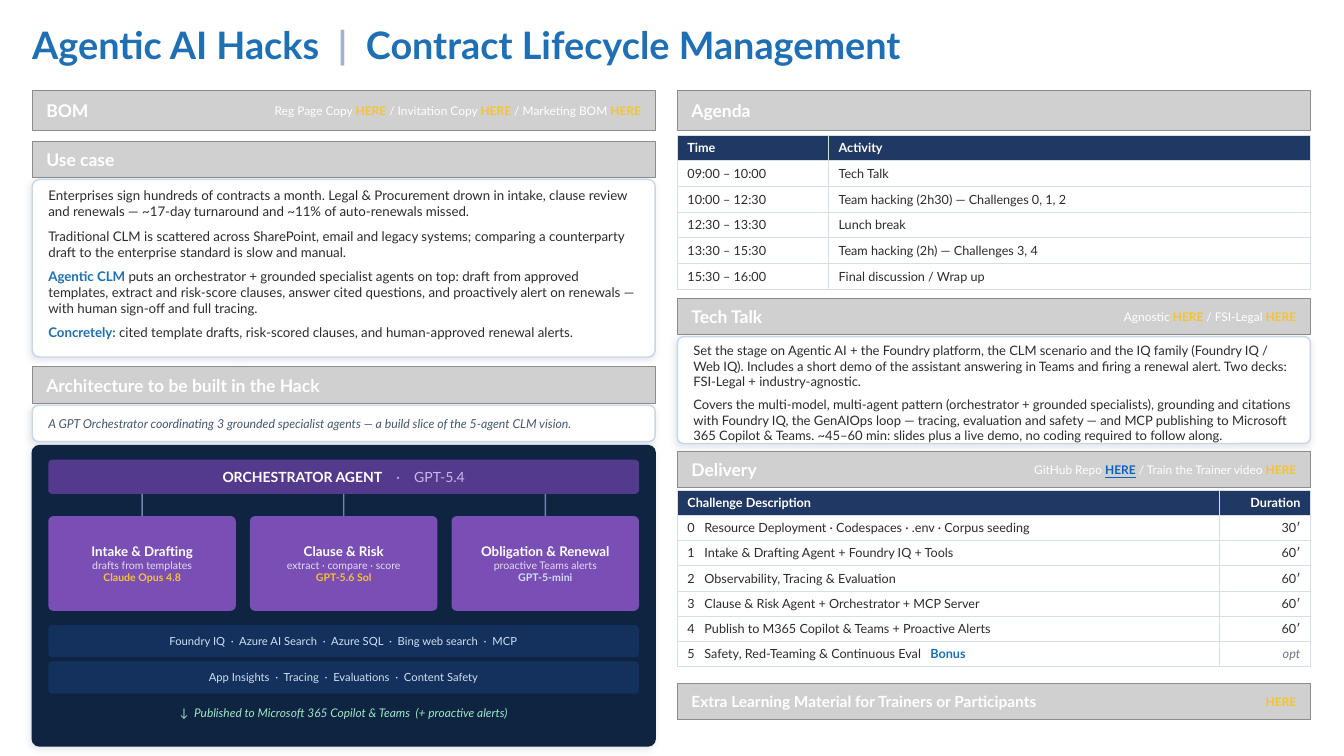
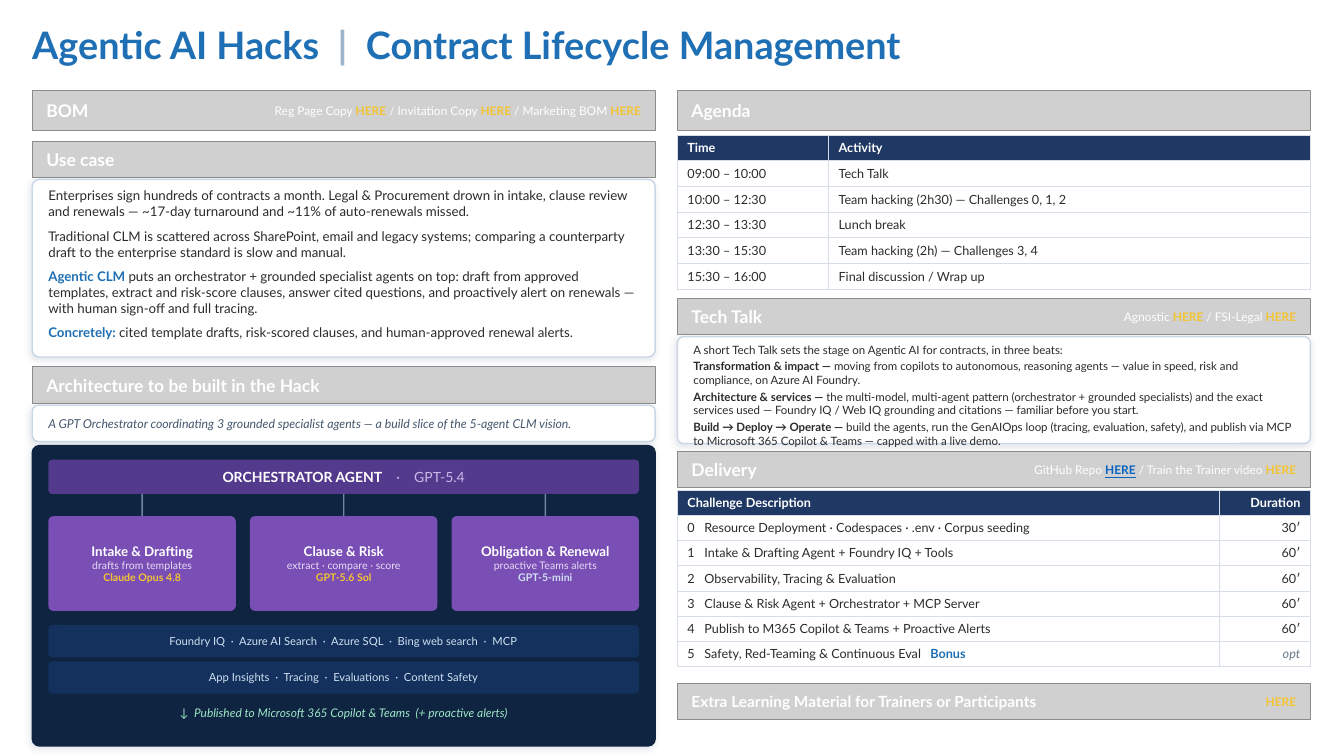
Before and after one commit to microsoft/MicroHack, a slide deck: slide 1 of 03-Azure/01-04-AI/04_Agentic_Contract_Lifecycle_Management/docs/marketing/CLM-Microhack-BOM.pptx. Drawn at 1344x756 pixels with LibreOffice and Linux fonts; fonts in the diff are those of the drawing; grey boxes stand for pictures; background and template pictures are left out. Boxes give left, top, right and bottom in pixels: in the first picture for what was removed or moved away, otherwise in the second. Text is boxed around its words. In the diff, an @@ line names an element or a change of style, - is before the commit and + after.

```diff
--- a/03-Azure/01-04-AI/04_Agentic_Contract_Lifecycle_Management/docs/marketing/CLM-Microhack-BOM.pptx
+++ b/03-Azure/01-04-AI/04_Agentic_Contract_Lifecycle_Management/docs/marketing/CLM-Microhack-BOM.pptx
@@ text at bbox=[693, 345, 1291, 447]: text changed; size 9.3 to 8.2 pt @@
-Set the stage on Agentic AI + the Foundry platform, the CLM scenario and the IQ family (Foundry IQ / Web IQ). Includes a short demo of the assistant answering in Teams and firing a renewal alert. Two decks: FSI-Legal + industry-agnostic.
-Covers the multi-model, multi-agent pattern (orchestrator + grounded specialists), grounding and citations with Foundry IQ, the GenAIOps loop — tracing, evaluation and safety — and MCP publishing to Microsoft 365 Copilot & Teams. ~45–60 min: slides plus a live demo, no coding required to follow along.
+A short Tech Talk sets the stage on Agentic AI for contracts, in three beats:
+Transformation & impact — moving from copilots to autonomous, reasoning agents — value in speed, risk and compliance, on Azure AI Foundry.
+Architecture & services — the multi-model, multi-agent pattern (orchestrator + grounded specialists) and the exact services used — Foundry IQ / Web IQ grounding and citations — familiar before you start.
+Build → Deploy → Operate — build the agents, run the GenAIOps loop (tracing, evaluation, safety), and publish via MCP to Microsoft 365 Copilot & Teams — capped with a live demo.
```
